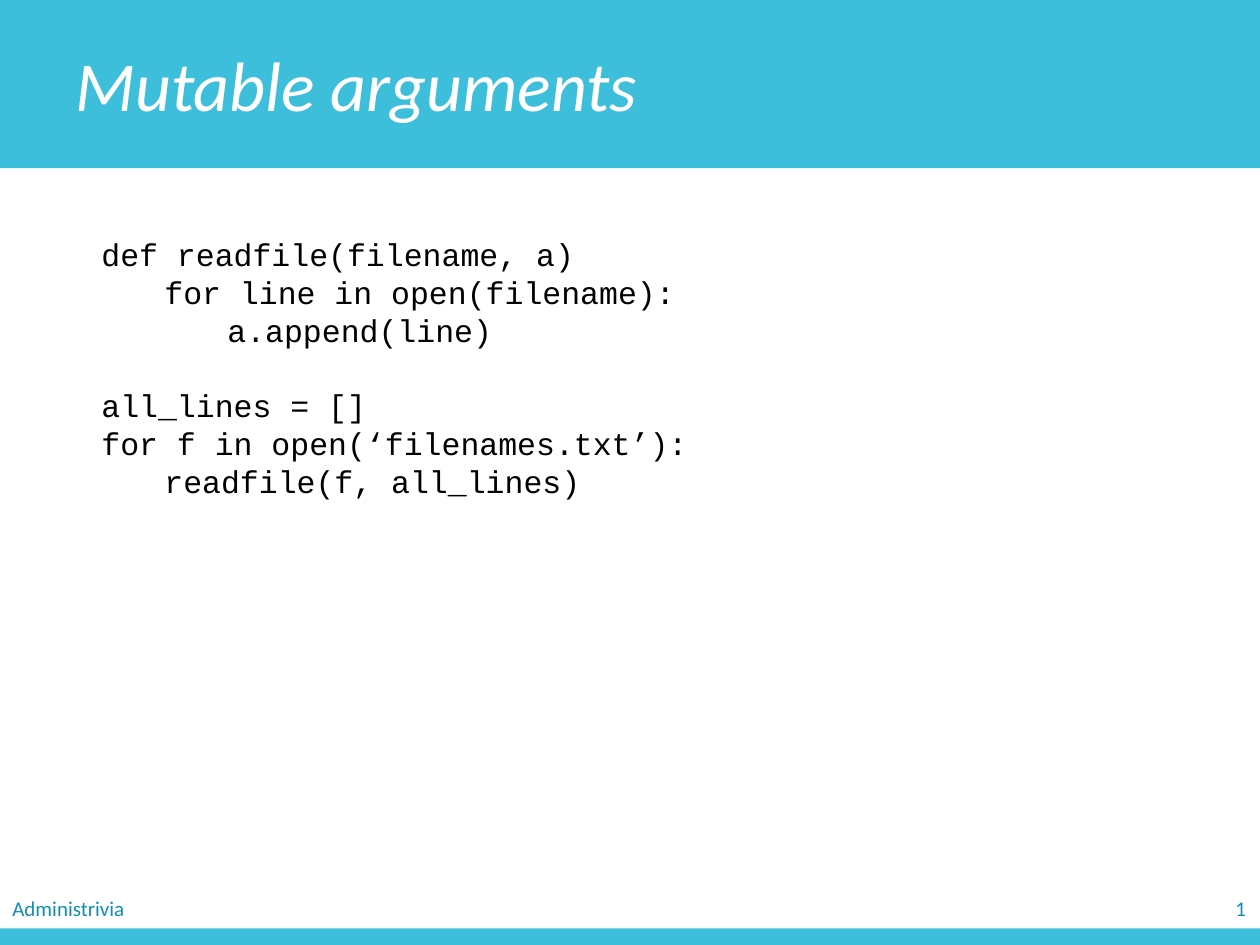
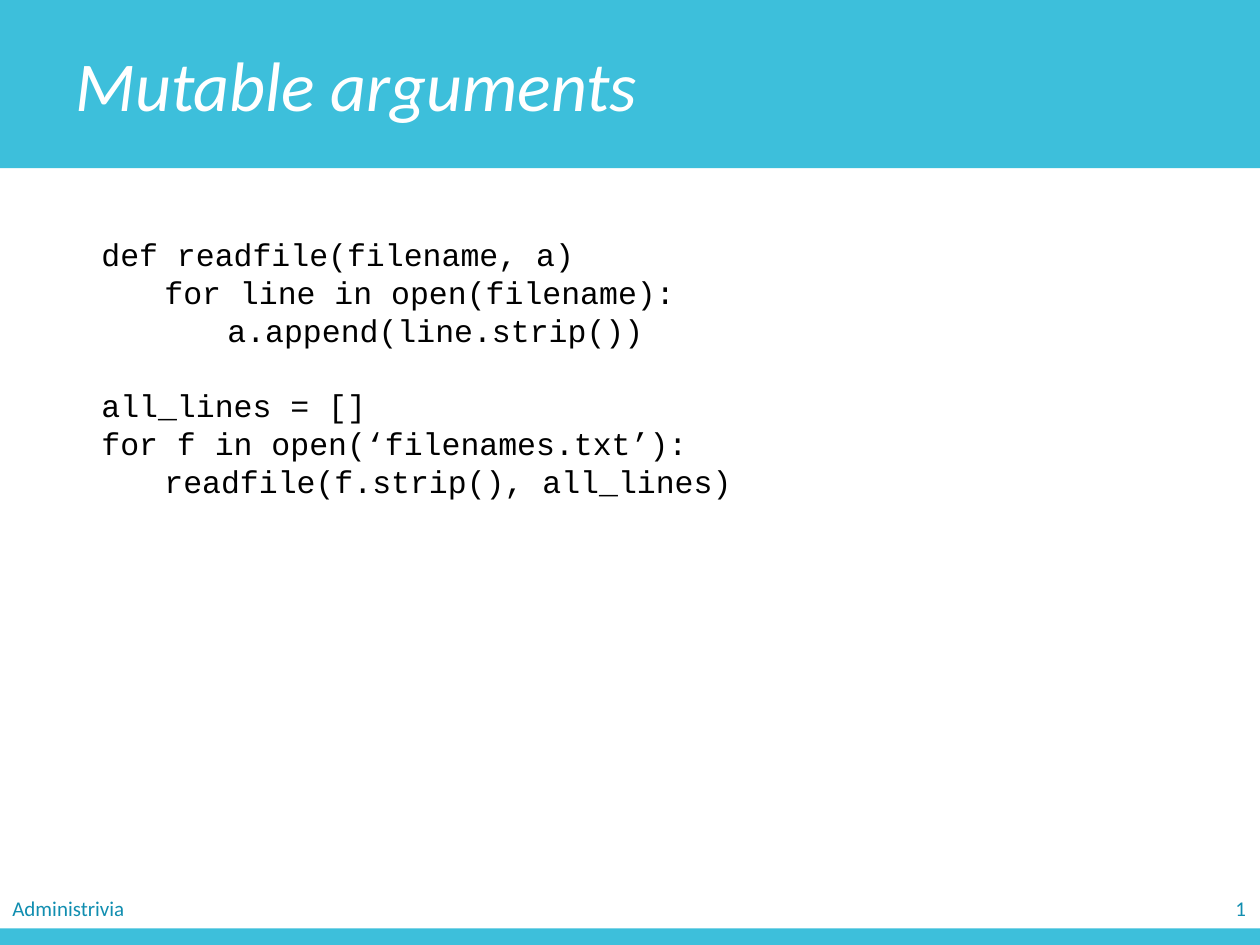
Before and after one commit to zichengliao/zuics101-fa17, a slide deck: slide 27 of lectures/lec11/lec11.pptx (slide 26 before the commit). Drawn at 1260x945 pixels with LibreOffice and Linux fonts; fonts in the diff are those of the drawing. Boxes give left, top, right and bottom in pixels: in the first picture for what was removed or moved away, otherwise in the second. Text is boxed around its words. In the diff, an @@ line names an element or a change of style, - is before the commit and + after.

```diff
--- a/lectures/lec11/lec11.pptx
+++ b/lectures/lec11/lec11.pptx
@@ text at (227,319,643,349): text changed @@
-a.append(line)
+a.append(line.strip())
@@ text at (164,470,731,500): text changed @@
-readfile(f, all_lines)
+readfile(f.strip(), all_lines)
```
Also in this commit, not shown: 14 other slides changed, 3 slides added, 4 slides removed, 5 other files.
